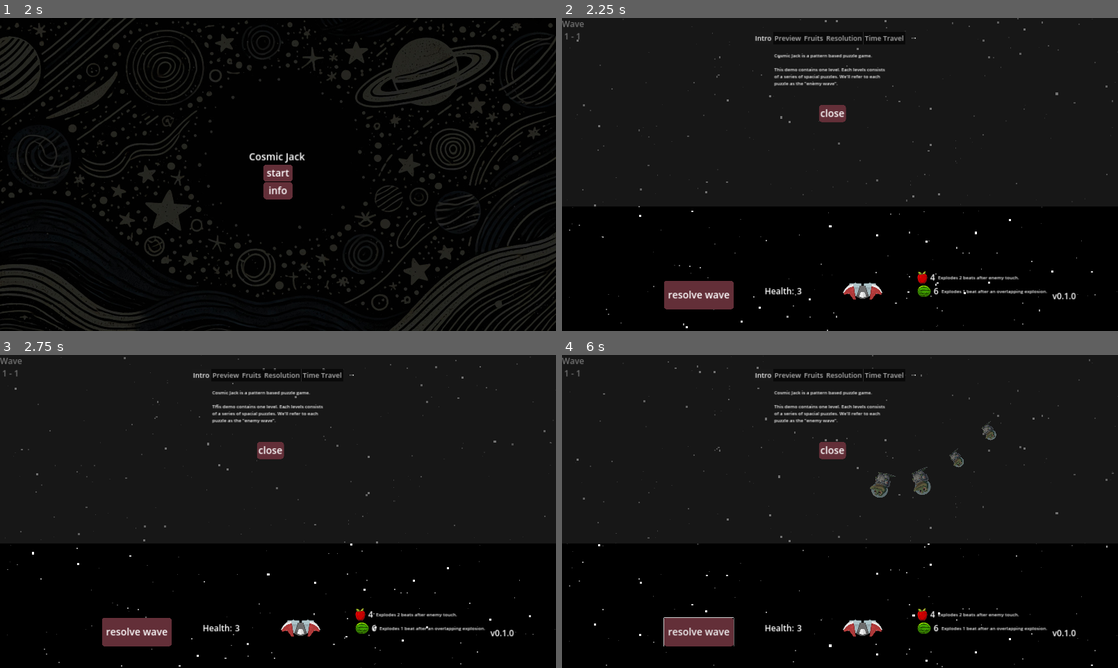
Above: before the commit, frames 1-4 (two rows, left to right).
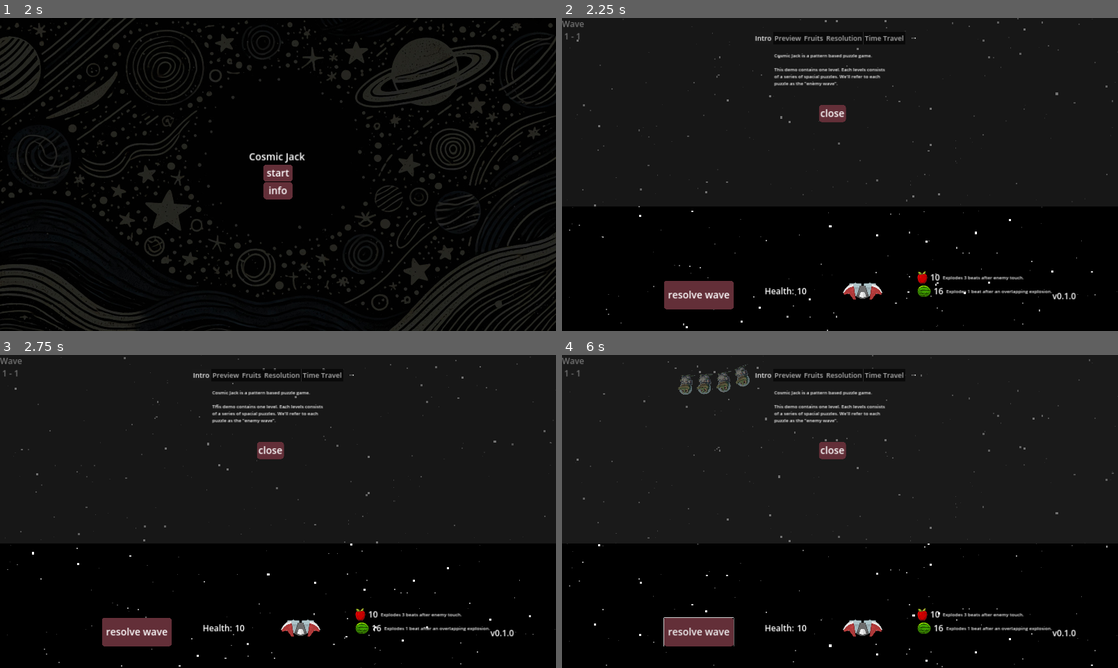
Above: after the commit, the same moments.

Repository: moby-it/cosmic-jack
Game: Godot game, scene res://main.tscn
Same seed, same stepped clock (60 frames per second), same inputs: the game is played once before the commit and once after it.
Inputs (mouse positions are in pixels of both pictures, inside the frame that each line leads up to):
- Up to frame 1 (2 s): tap Enter at 0.5 s; move the mouse to (400, 158) at 0.52 s; hold Up (ui_up) 0.53-1.25 s; tap O at 0.6 s; click (400, 158) at 0.67 s; click (278, 221) at 1.25 s
- Up to frame 2 (2.25 s): click "start" at 2 s
- Up to frame 3 (2.75 s): no input
- Up to frame 4 (6 s): click "resolve wave" at 2.75 s; drag from (728, 527) to (1067, 420) at 3.52 s; move the mouse to (895, 442) at 4.27 s; hold Up (ui_up) 4.28-5 s; tap Shift at 4.35 s; drag from (812, 574) to (990, 433) at 5.02 s; move the mouse to (1006, 558) at 5.77 s; hold Down (ui_down) from 5.78 s (still down); hold Ctrl from 5.78 s (still down)

Frame 1 is identical in both runs. In frame 2, 0.3% of the frame differs, in the area x 42-89%, y 81-89%; in frame 3, 0.3%; in frame 4, 1.3%, in the area x 20-89%, y 2-89%.

Commit message:
working on level design!

Diff:
--- a/enemies/croc/croc.gd
+++ b/enemies/croc/croc.gd
@@ -15,8 +15,8 @@
 
 func create_animation():
 	var tween := self.create_tween().set_loops()
-	tween.tween_property(self, "scale", Vector2(1.5, 1.5), BpmManager.seconds_per_beat * 2).set_trans(Tween.TRANS_SPRING)
-	tween.tween_property(self, "scale", Vector2(1, 1), BpmManager.seconds_per_beat * 2).set_trans(Tween.TRANS_SPRING)
+	tween.tween_property(self, "scale", Vector2(1.2, 1.2), BpmManager.seconds_per_beat / 2).set_trans(Tween.TRANS_QUINT)
+	tween.tween_property(self, "scale", Vector2(1, 1), BpmManager.seconds_per_beat / 2).set_trans(Tween.TRANS_QUINT)
 	tween.bind_node(self)
 
 func disable_collision():
--- a/fruits/explosive.gd
+++ b/fruits/explosive.gd
@@ -2,7 +2,7 @@
 class_name Explosive
 
 @export var radius: float = 0.0
-## delay is always in coordination with current song bpm
+## in beats
 @export var detonation_delay: float = 1.0
 
 var border_color: Color = Color.RED
@@ -37,12 +37,14 @@
 	node.add_child(area)
 
 func explode(fruit: Node2D):
+	var enemies_killed = {}
 	var area: Area2D = fruit.get_node("ExplosiveRadius")
 	for a in area.get_overlapping_areas():
 		var enemy = a.get_parent()
 		if enemy.is_in_group("enemies"):
 			# we have to remove the pathFollow that is the parent of enemy
+			enemies_killed[enemy.get_instance_id()] = null
 			var pf = enemy.get_parent()
 			pf.queue_free()
-	ExplosionBus.exploded.emit(fruit)
+	ExplosionBus.exploded.emit(fruit, enemies_killed)
 	fruit.queue_free()
--- a/fruits/watermelon/watermelon.gd
+++ b/fruits/watermelon/watermelon.gd
@@ -16,7 +16,7 @@
 	to_movable()
 
 # watermelon triggers on adjacent explosion
-func _on_explosion(fruit: Node) -> void:
+func _on_explosion(fruit: Node, enemies_killed) -> void:
 	var fruit_area: Area2D = fruit.get_node("ExplosiveRadius")
 	var my_area: Area2D = self.get_node("ExplosiveRadius")
 	if my_area.overlaps_area(fruit_area) && not exploding:
--- a/levels/1/1-1.wave.tres
+++ b/levels/1/1-1.wave.tres
@@ -1,11 +1,19 @@
-[gd_resource type="Resource" script_class="Wave" load_steps=4 format=3 uid="uid://bt6oexdghyrwo"]
+[gd_resource type="Resource" script_class="Wave" load_steps=6 format=3 uid="uid://bt6oexdghyrwo"]
 
-[ext_resource type="Script" path="res://waves/convoys/_convoy.gd" id="1_ug3o7"]
+[ext_resource type="Script" path="res://waves/_convoy.gd" id="1_ug3o7"]
+[ext_resource type="PackedScene" uid="uid://dy1ndkh3j6my7" path="res://enemies/croc/croc.tscn" id="2_6g6j6"]
 [ext_resource type="Script" path="res://waves/wave.gd" id="2_7fv10"]
-[ext_resource type="Resource" uid="uid://b8yrpb58k5rdr" path="res://waves/convoys/starters.cnv.tres" id="2_lx660"]
+[ext_resource type="PackedScene" uid="uid://ctnw6hyjola0a" path="res://waves/rivers/seine.rvr.tscn" id="3_56xl0"]
+
+[sub_resource type="Resource" id="Resource_8v38k"]
+script = ExtResource("1_ug3o7")
+duration = 16
+count = 4
+river = ExtResource("3_56xl0")
+enemy = ExtResource("2_6g6j6")
 
 [resource]
 script = ExtResource("2_7fv10")
-convoys = Array[ExtResource("1_ug3o7")]([ExtResource("2_lx660")])
+convoys = Array[ExtResource("1_ug3o7")]([SubResource("Resource_8v38k")])
 audio_track = "res://levels/1/track1.wav"
 bpm = 120
--- a/levels/1/1-2.wave.tres
+++ b/levels/1/1-2.wave.tres
@@ -1,12 +1,19 @@
-[gd_resource type="Resource" script_class="Wave" load_steps=5 format=3 uid="uid://be7kwxqprngjr"]
+[gd_resource type="Resource" script_class="Wave" load_steps=6 format=3 uid="uid://be7kwxqprngjr"]
 
-[ext_resource type="Script" path="res://waves/convoys/_convoy.gd" id="1_slgmc"]
-[ext_resource type="Resource" uid="uid://b8yrpb58k5rdr" path="res://waves/convoys/starters.cnv.tres" id="2_xmq7c"]
-[ext_resource type="Resource" uid="uid://cgaksihwdvbkc" path="res://waves/convoys/mirror.cnv.tres" id="3_8oxid"]
+[ext_resource type="Script" path="res://waves/_convoy.gd" id="1_denl3"]
+[ext_resource type="PackedScene" uid="uid://dy1ndkh3j6my7" path="res://enemies/croc/croc.tscn" id="2_n8nmf"]
+[ext_resource type="PackedScene" uid="uid://ctnw6hyjola0a" path="res://waves/rivers/seine.rvr.tscn" id="3_16iyf"]
 [ext_resource type="Script" path="res://waves/wave.gd" id="4_atpr4"]
+
+[sub_resource type="Resource" id="Resource_pdekj"]
+script = ExtResource("1_denl3")
+duration = 12
+count = 4
+river = ExtResource("3_16iyf")
+enemy = ExtResource("2_n8nmf")
 
 [resource]
 script = ExtResource("4_atpr4")
-convoys = Array[ExtResource("1_slgmc")]([ExtResource("2_xmq7c"), ExtResource("3_8oxid")])
+convoys = Array[ExtResource("1_denl3")]([SubResource("Resource_pdekj")])
 audio_track = "res://levels/1/track1.wav"
 bpm = 120
--- a/levels/1/1-3.wave.tres
+++ b/levels/1/1-3.wave.tres
@@ -1,11 +1,19 @@
-[gd_resource type="Resource" script_class="Wave" load_steps=4 format=3 uid="uid://3aywhtajvgit"]
+[gd_resource type="Resource" script_class="Wave" load_steps=6 format=3 uid="uid://3aywhtajvgit"]
 
-[ext_resource type="Script" path="res://waves/convoys/_convoy.gd" id="1_cuspu"]
-[ext_resource type="Resource" uid="uid://b8yrpb58k5rdr" path="res://waves/convoys/starters.cnv.tres" id="2_j40sn"]
+[ext_resource type="Script" path="res://waves/_convoy.gd" id="1_cuspu"]
+[ext_resource type="PackedScene" uid="uid://dy1ndkh3j6my7" path="res://enemies/croc/croc.tscn" id="2_khpvr"]
 [ext_resource type="Script" path="res://waves/wave.gd" id="3_87hvf"]
+[ext_resource type="PackedScene" uid="uid://cyiqlvkw0lje4" path="res://waves/rivers/clyde.rvr.tscn" id="3_xxjqi"]
+
+[sub_resource type="Resource" id="Resource_sbo23"]
+script = ExtResource("1_cuspu")
+duration = 24
+count = 10
+river = ExtResource("3_xxjqi")
+enemy = ExtResource("2_khpvr")
 
 [resource]
 script = ExtResource("3_87hvf")
-convoys = Array[ExtResource("1_cuspu")]([ExtResource("2_j40sn")])
-audio_track = null
-bpm = 0
+convoys = Array[ExtResource("1_cuspu")]([SubResource("Resource_sbo23")])
+audio_track = "res://levels/1/track1.wav"
+bpm = 120
--- /dev/null
+++ b/levels/1/1-4.wave.tres
@@ -0,0 +1,19 @@
+[gd_resource type="Resource" script_class="Wave" load_steps=6 format=3 uid="uid://b0paimt48qm1d"]
+
+[ext_resource type="Script" path="res://waves/_convoy.gd" id="1_4mtsd"]
+[ext_resource type="PackedScene" uid="uid://dy1ndkh3j6my7" path="res://enemies/croc/croc.tscn" id="2_gtpgt"]
+[ext_resource type="PackedScene" uid="uid://cf12x1x0rhtha" path="res://waves/rivers/mississippi.tscn" id="3_v051c"]
+[ext_resource type="Script" path="res://waves/wave.gd" id="4_h5rd3"]
+
+[sub_resource type="Resource" id="Resource_sbo23"]
+script = ExtResource("1_4mtsd")
+duration = 16
+count = 4
+river = ExtResource("3_v051c")
+enemy = ExtResource("2_gtpgt")
+
+[resource]
+script = ExtResource("4_h5rd3")
+convoys = Array[ExtResource("1_4mtsd")]([SubResource("Resource_sbo23")])
+audio_track = "res://levels/1/track1.wav"
+bpm = 120
--- /dev/null
+++ b/levels/1/1-5.wave.tres
@@ -0,0 +1,27 @@
+[gd_resource type="Resource" script_class="Wave" load_steps=8 format=3 uid="uid://gm6rx4ol8qlt"]
+
+[ext_resource type="Script" path="res://waves/_convoy.gd" id="1_6mvc1"]
+[ext_resource type="PackedScene" uid="uid://dy1ndkh3j6my7" path="res://enemies/croc/croc.tscn" id="2_ue14f"]
+[ext_resource type="PackedScene" uid="uid://cf12x1x0rhtha" path="res://waves/rivers/mississippi.tscn" id="3_8r3uc"]
+[ext_resource type="PackedScene" uid="uid://ctnw6hyjola0a" path="res://waves/rivers/seine.rvr.tscn" id="4_hu3u2"]
+[ext_resource type="Script" path="res://waves/wave.gd" id="4_m4nau"]
+
+[sub_resource type="Resource" id="Resource_sbo23"]
+script = ExtResource("1_6mvc1")
+duration = 16
+count = 4
+river = ExtResource("3_8r3uc")
+enemy = ExtResource("2_ue14f")
+
+[sub_resource type="Resource" id="Resource_n50rg"]
+script = ExtResource("1_6mvc1")
+duration = 16
+count = 4
+river = ExtResource("4_hu3u2")
+enemy = ExtResource("2_ue14f")
+
+[resource]
+script = ExtResource("4_m4nau")
+convoys = Array[ExtResource("1_6mvc1")]([SubResource("Resource_sbo23"), SubResource("Resource_n50rg")])
+audio_track = "res://levels/1/track1.wav"
+bpm = 120
--- a/levels/1/1.tscn
+++ b/levels/1/1.tscn
@@ -1,12 +1,15 @@
-[gd_scene load_steps=5 format=3 uid="uid://ccr1lk04khsux"]
+[gd_scene load_steps=8 format=3 uid="uid://ccr1lk04khsux"]
 
 [ext_resource type="PackedScene" uid="uid://bf5fa6pqes1hj" path="res://levels/level.tscn" id="1_4wsep"]
 [ext_resource type="Script" path="res://waves/wave.gd" id="2_c33gm"]
 [ext_resource type="Resource" uid="uid://bt6oexdghyrwo" path="res://levels/1/1-1.wave.tres" id="3_cqc8b"]
 [ext_resource type="Resource" uid="uid://be7kwxqprngjr" path="res://levels/1/1-2.wave.tres" id="4_2lm32"]
+[ext_resource type="Resource" uid="uid://3aywhtajvgit" path="res://levels/1/1-3.wave.tres" id="5_wogw0"]
+[ext_resource type="Resource" uid="uid://b0paimt48qm1d" path="res://levels/1/1-4.wave.tres" id="6_u32kn"]
+[ext_resource type="Resource" uid="uid://gm6rx4ol8qlt" path="res://levels/1/1-5.wave.tres" id="7_hd1fi"]
 
 [node name="1" type="Node2D"]
 
 [node name="Level" parent="." instance=ExtResource("1_4wsep")]
-waves = Array[ExtResource("2_c33gm")]([ExtResource("3_cqc8b"), ExtResource("4_2lm32")])
-health = 3
+waves = Array[ExtResource("2_c33gm")]([ExtResource("3_cqc8b"), ExtResource("4_2lm32"), ExtResource("5_wogw0"), ExtResource("6_u32kn"), ExtResource("7_hd1fi")])
+health = 10
--- a/levels/level.gd
+++ b/levels/level.gd
@@ -35,6 +35,7 @@
 var curr_wave_idx = 0
 var showing_tutorial = true
 var resolving_progres = 0
+
 func curr_wave() -> Wave:
 	return waves[curr_wave_idx]
 
@@ -54,6 +55,7 @@
 	WaveHistory.add_wave(curr_wave_idx, health, Fruits.ammo)
 	WaveHistory.level_change.connect(_on_level_change)
 	update_wave_label()
+	health_count.text = str(health)
 	BpmManager.on_beat.connect(on_beat)
 
 func _process(delta: float) -> void:
@@ -195,7 +197,7 @@
 		waves_container.add_child(river_node)
 
 func add_enemy(convoy: Convoy, path: Path2D, preview: bool):
-	if path.get_child_count() == convoy.count:
+	if path.get_child_count() + ExplosionBus.enemies_exploded.size() == convoy.count:
 		convoy.rendered = true
 		return
 	if convoy.rendered and not preview:
@@ -262,6 +264,7 @@
 			BpmManager.on_beat.disconnect(f)
 		beat_fns.clear()
 	BpmManager.reset()
+	ExplosionBus.enemies_exploded = {}
 func _on_level_change(idx: int, hp: int):
 	self.get_node("Menu").closed.emit()
 	clear_wave()
--- a/levels/level.tscn
+++ b/levels/level.tscn
@@ -36,7 +36,6 @@
 [node name="Count" type="Label" parent="Health/HBoxContainer"]
 layout_mode = 2
 size_flags_horizontal = 4
-text = "3"
 horizontal_alignment = 1
 vertical_alignment = 1
 metadata/_edit_use_anchors_ = true
--- a/singletons/bpm_manager.gd
+++ b/singletons/bpm_manager.gd
@@ -6,7 +6,7 @@
 var time_delay: int
 var next_beat_time = 0.0
 var seconds_per_beat: float
-
+var time_to_next_beat = 0.0
 signal on_beat
 
 # Called every frame. 'delta' is the elapsed time since the previous frame.
@@ -15,12 +15,14 @@
 		return
 	var time = (Time.get_ticks_usec() - time_begin) / 1000000.0
 	time -= time_delay
+	time_to_next_beat = next_beat_time - time
 	if time >= next_beat_time:
 		on_beat.emit(beat)
 		next_beat_time += seconds_per_beat
+		time_to_next_beat = seconds_per_beat
 		beat += 1
-		print("on beat %s" % beat)
-		print("time %s" % time)
+		#print("on beat %s" % beat)
+		#print("time %s" % time)
 
 func reset():
 	bpm = 0
@@ -28,4 +30,5 @@
 	time_delay = 0
 	next_beat_time = 0.0
 	seconds_per_beat = 0.0
+	time_to_next_beat = 0.0
 	beat = 0
--- a/singletons/explosion_bus.gd
+++ b/singletons/explosion_bus.gd
@@ -1,3 +1,12 @@
 extends Node
 
+var enemies_exploded = {}
+
 signal exploded
+
+func _ready() -> void:
+	exploded.connect(add_enemy_exploded)
+
+func add_enemy_exploded(i, enemies_killed):
+	for k in enemies_killed:
+		enemies_exploded[k] = null
--- a/singletons/fruits.gd
+++ b/singletons/fruits.gd
@@ -7,7 +7,7 @@
 	"watermelon": preload("res://fruits/watermelon/watermelon.tscn")
 }
 var tooltips = {
-	"apple":"Explodes 2 beats after enemy touch.",
+	"apple":"Explodes 3 beats after enemy touch.",
 	"watermelon":"Explodes 1 beat after an overlapping explosion."
 }
 var available_fruits_png = {
@@ -15,8 +15,8 @@
 	"watermelon": preload("res://fruits/watermelon/watermelon.png")
 }
 var initial_ammo = {
-	"apple": 4,
-	"watermelon": 6
+	"apple": 10,
+	"watermelon": 16
 }
 
 var fruit_score = {
--- a/waves/convoys/mirror.cnv.tres
+++ /dev/null
@@ -1,12 +0,0 @@
-[gd_resource type="Resource" script_class="Convoy" load_steps=4 format=3 uid="uid://cgaksihwdvbkc"]
-
-[ext_resource type="PackedScene" uid="uid://dy1ndkh3j6my7" path="res://enemies/croc/croc.tscn" id="1_ebveq"]
-[ext_resource type="PackedScene" uid="uid://cyiqlvkw0lje4" path="res://waves/rivers/clyde.rvr.tscn" id="2_dkfo4"]
-[ext_resource type="Script" path="res://waves/convoys/_convoy.gd" id="3_vtyx4"]
-
-[resource]
-script = ExtResource("3_vtyx4")
-duration = 18
-count = 6
-river = ExtResource("2_dkfo4")
-enemy = ExtResource("1_ebveq")
--- a/waves/convoys/starters.cnv.tres
+++ /dev/null
@@ -1,12 +0,0 @@
-[gd_resource type="Resource" script_class="Convoy" load_steps=4 format=3 uid="uid://b8yrpb58k5rdr"]
-
-[ext_resource type="PackedScene" uid="uid://dy1ndkh3j6my7" path="res://enemies/croc/croc.tscn" id="1_728rq"]
-[ext_resource type="PackedScene" uid="uid://ctnw6hyjola0a" path="res://waves/rivers/seine.rvr.tscn" id="2_wuvxp"]
-[ext_resource type="Script" path="res://waves/convoys/_convoy.gd" id="3_nle1a"]
-
-[resource]
-script = ExtResource("3_nle1a")
-duration = 16
-count = 4
-river = ExtResource("2_wuvxp")
-enemy = ExtResource("1_728rq")
--- a/waves/rivers/clyde.rvr.tscn
+++ b/waves/rivers/clyde.rvr.tscn
@@ -4,7 +4,7 @@
 
 [sub_resource type="Curve2D" id="Curve2D_g50po"]
 _data = {
-"points": PackedVector2Array(0, 0, 0, 0, 674.383, -104.179, -372, -4, 372, 4, 697.448, 466.629, 12, -290, -12, 290, 2197.45, 168.629, 0, -252, 0, 252, 1487.45, 760.629, 0, 0, 0, 0, 2157.45, 1230.63)
+"points": PackedVector2Array(0, 0, 0, 0, 647.448, -68.3711, -372, 0, 372, 0, 697.448, 466.629, 0, -290, 0, 290, 2197.45, 168.629, 0, -252, 0, 252, 1487.45, 760.629, 0, 0, 0, 0, 2157.45, 1230.63)
 }
 point_count = 5
 
--- /dev/null
+++ b/waves/rivers/mississippi.tscn
@@ -0,0 +1,18 @@
+[gd_scene load_steps=3 format=3 uid="uid://cf12x1x0rhtha"]
+
+[ext_resource type="PackedScene" uid="uid://bjcxaxlx6qt5e" path="res://levels/play_area.tscn" id="1_5a0yc"]
+
+[sub_resource type="Curve2D" id="Curve2D_7etg2"]
+_data = {
+"points": PackedVector2Array(0, 0, 0, 0, 3464.66, 872, 300, 0, -300, 0, 3002.66, 306, 19.0273, -104.269, -19.0273, 104.269, 2604.66, 590, -90.3797, -61.8388, 90.3797, 61.8388, 2658.66, 1018, -78.4877, -112.975, 78.4877, 112.975, 3094.66, 1082, 224.76, -1.18921, -224.76, 1.18921, 2884.66, 1308, 115.353, 63.028, -115.353, -63.028, 2168.66, 1262, 129.624, 44.0007, -129.624, -44.0007, 1330.66, 334, 140.327, -84.4337, -140.327, 84.4337, 124.657, 284, 28.541, -141.516, -28.541, 141.516, -161.343, 776, 0, 0, 0, 0, -107.343, 1346)
+}
+point_count = 11
+
+[node name="Seine" type="Node2D"]
+
+[node name="Path2D" type="Path2D" parent="." groups=["paths"]]
+position = Vector2(377.343, -47)
+curve = SubResource("Curve2D_7etg2")
+
+[node name="PlayArea" parent="." instance=ExtResource("1_5a0yc")]
+visible = false
--- a/waves/rivers/seine.rvr.tscn
+++ b/waves/rivers/seine.rvr.tscn
@@ -4,9 +4,9 @@
 
 [sub_resource type="Curve2D" id="Curve2D_7etg2"]
 _data = {
-"points": PackedVector2Array(0, 0, 0, 0, 3414.66, 786, 342, -6, -342, 6, 2886.66, 444, 379.287, 0, -379.287, 0, 1933.66, 961, 349.622, 2.11892, -349.622, -2.11892, 423.657, 253, 0, 0, 0, 0, 103.657, 1351)
+"points": PackedVector2Array(0, 0, 0, 0, 1303.66, 41, 139.691, -50.7969, -139.691, 50.7969, 928.657, 173, 349.622, 0, -349.622, 0, 423.657, 253, 0, 0, 0, 0, 103.657, 1351)
 }
-point_count = 5
+point_count = 4
 
 [node name="Seine" type="Node2D"]
 
@@ -15,4 +15,3 @@
 curve = SubResource("Curve2D_7etg2")
 
 [node name="PlayArea" parent="." instance=ExtResource("1_47p6t")]
-visible = false
Renamed: waves/convoys/_convoy.gd -> waves/_convoy.gd
